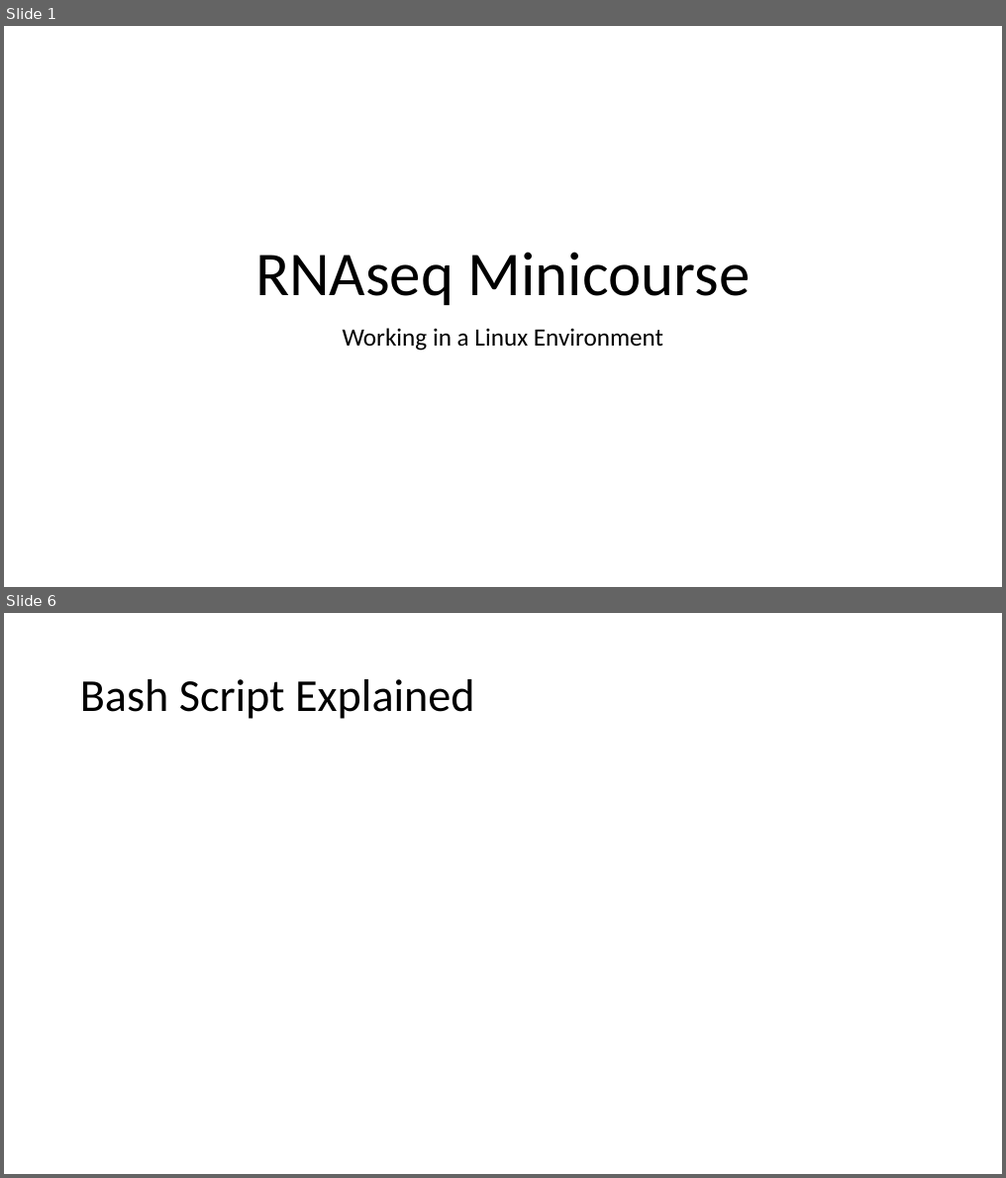
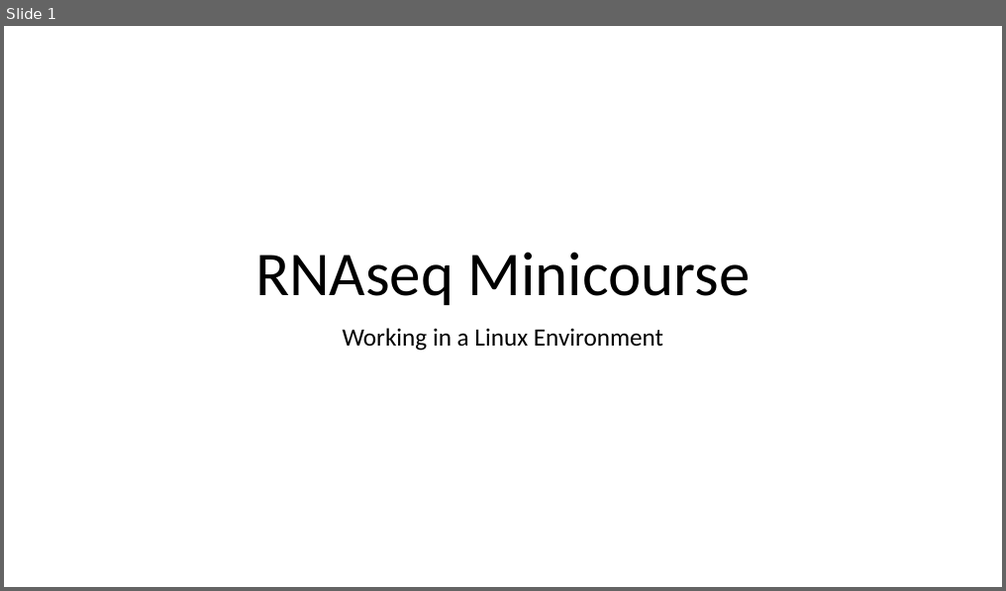
Before and after one commit to tpaape/RNAseq_Miniworkshop, a slide deck: Presentations/Operating in a Linux Environment.pptx. Shown one above the other, each under a label of ours: slides 1 and 6 before the commit, slide 1 after it; the slides between them are not shown. The pictures are 1006x1178 and 1006x591 pixels, drawn with LibreOffice and Linux fonts; fonts in the diff are those of the drawing. Boxes give left, top, right and bottom in pixels: in the first picture for what was removed or moved away, otherwise in the second. Text is boxed around its words. In the diff, an @@ line names an element or a change of style, - is before the commit and + after.

```diff
--- a/Presentations/Operating in a Linux Environment.pptx
+++ b/Presentations/Operating in a Linux Environment.pptx
@@ slide 6 removed at <box>4,613,1002,1174</box>, background #FFFFFF @@
@@ title removed at <box>80,679,475,719</box> @@
-Bash Script Explained
```
Also in this commit, not shown: 7 slides changed, 4 slides added, 6 other slides removed, 6 other files.
